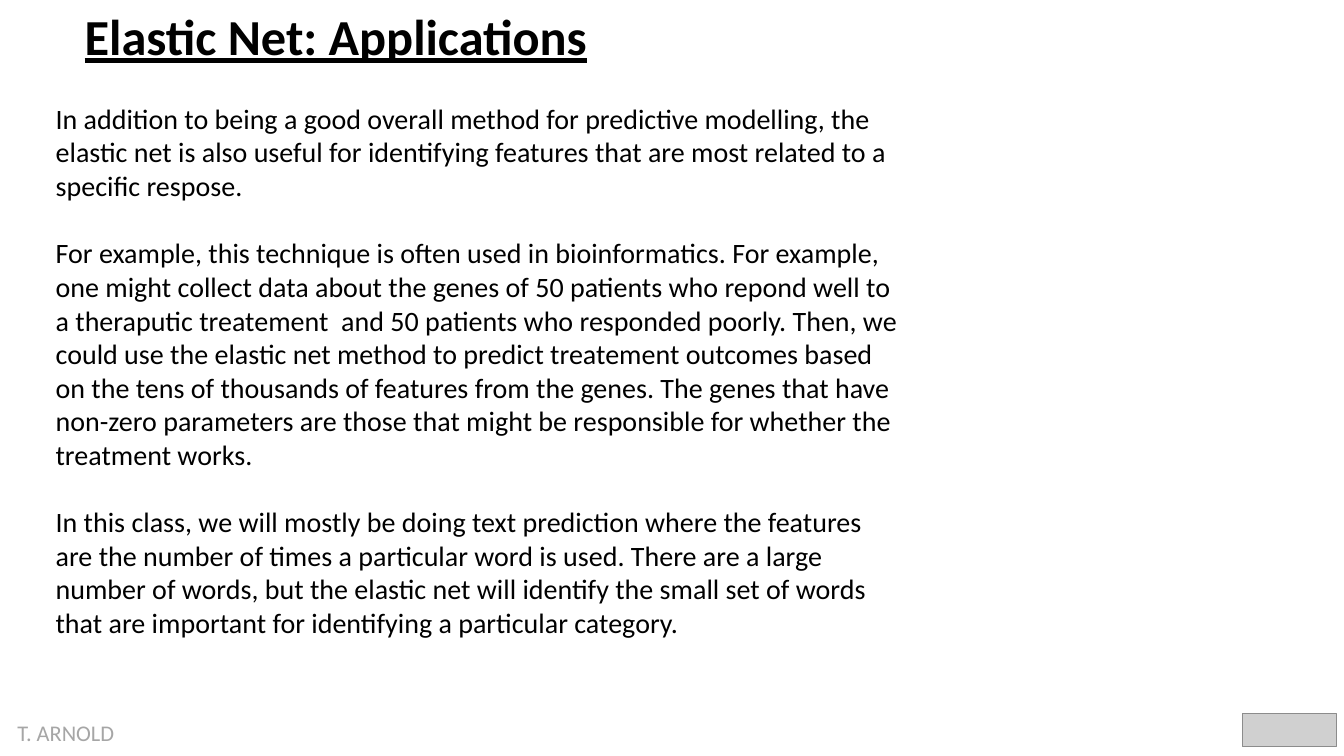
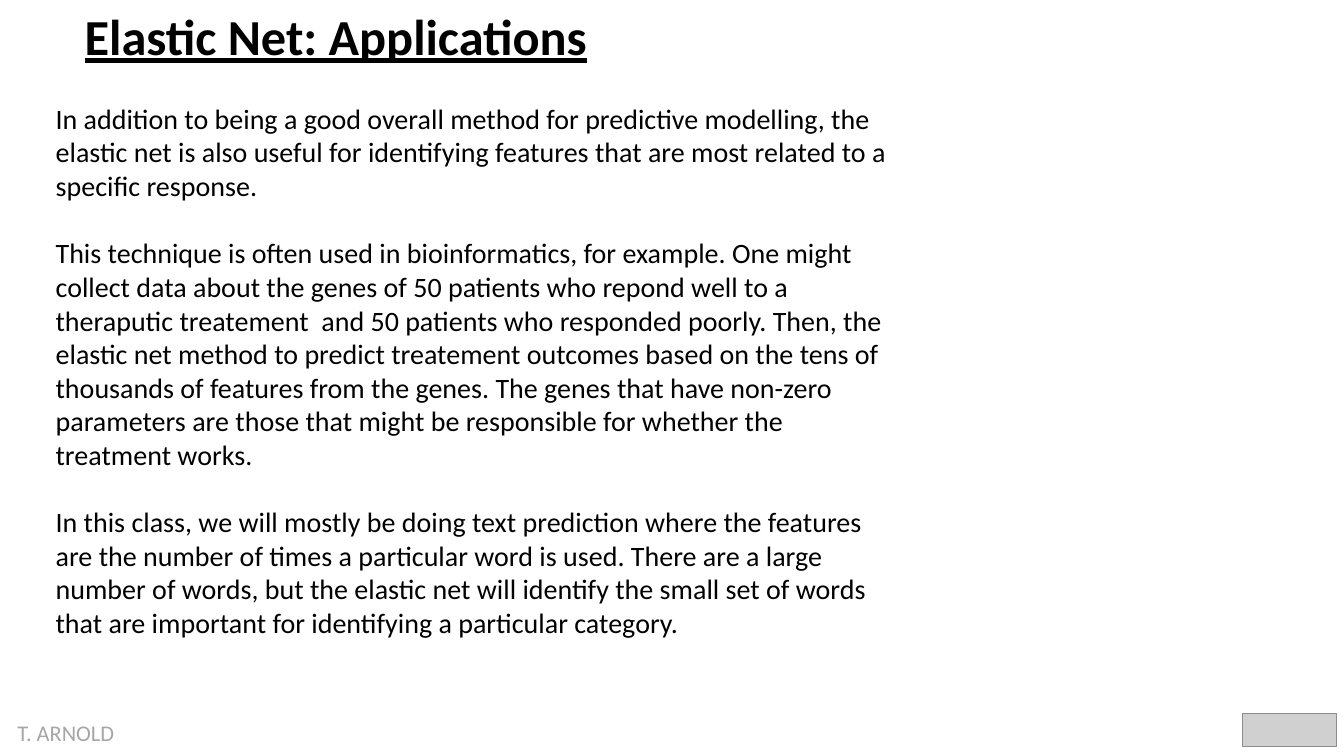
Before and after one commit to statsmaths/dsst389-s23, a slide deck: slide 8 of pslides/02_ml.pptx. Drawn at 1344x756 pixels with LibreOffice and Linux fonts; fonts in the diff are those of the drawing; grey boxes stand for pictures. Boxes give left, top, right and bottom in pixels: in the first picture for what was removed or moved away, otherwise in the second. Text is boxed around its words. In the diff, an @@ line names an element or a change of style, - is before the commit and + after.

```diff
--- a/pslides/02_ml.pptx
+++ b/pslides/02_ml.pptx
@@ text at [56,109,885,466]: text changed @@
-In addition to being a good overall method for predictive modelling, the elastic net is also useful for identifying features that are most related to a specific respose.
-For example, this technique is often used in bioinformatics. For example, one might collect data about the genes of 50 patients who repond well to a theraputic treatement and 50 patients who responded poorly. Then, we could use the elastic net method to predict treatement outcomes based on the tens of thousands of features from the genes. The genes that have non-zero parameters are those that might be responsible for whether the treatment works.
+In addition to being a good overall method for predictive modelling, the elastic net is also useful for identifying features that are most related to a specific response.
+This technique is often used in bioinformatics, for example. One might collect data about the genes of 50 patients who repond well to a theraputic treatement and 50 patients who responded poorly. Then, the elastic net method to predict treatement outcomes based on the tens of thousands of features from the genes. The genes that have non-zero parameters are those that might be responsible for whether the treatment works.
```
Also in this commit, not shown: 1 other slide changed, 5 other files.
